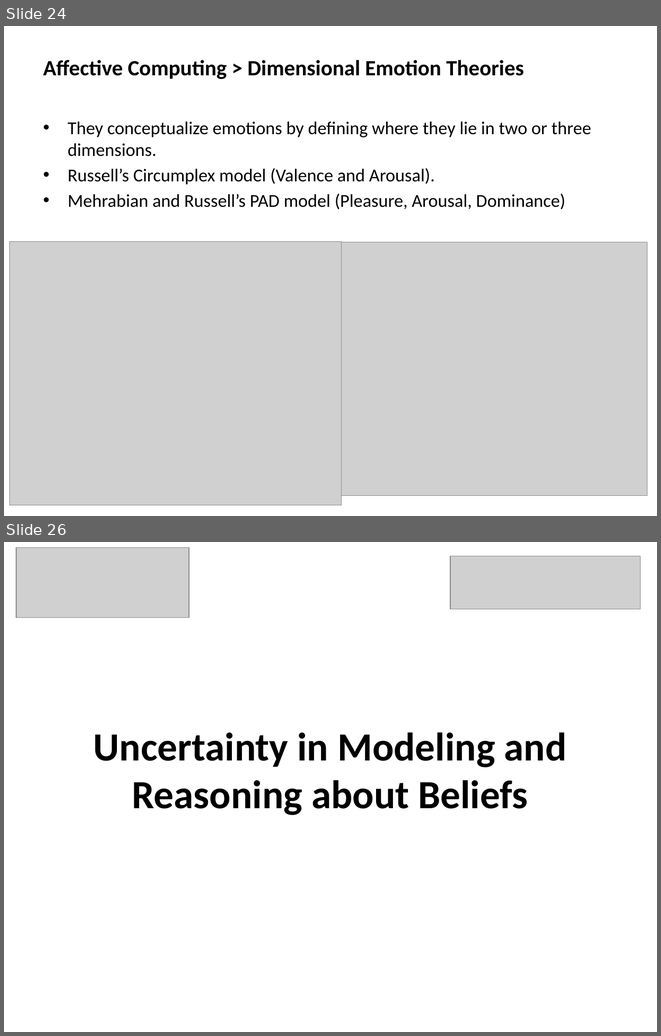
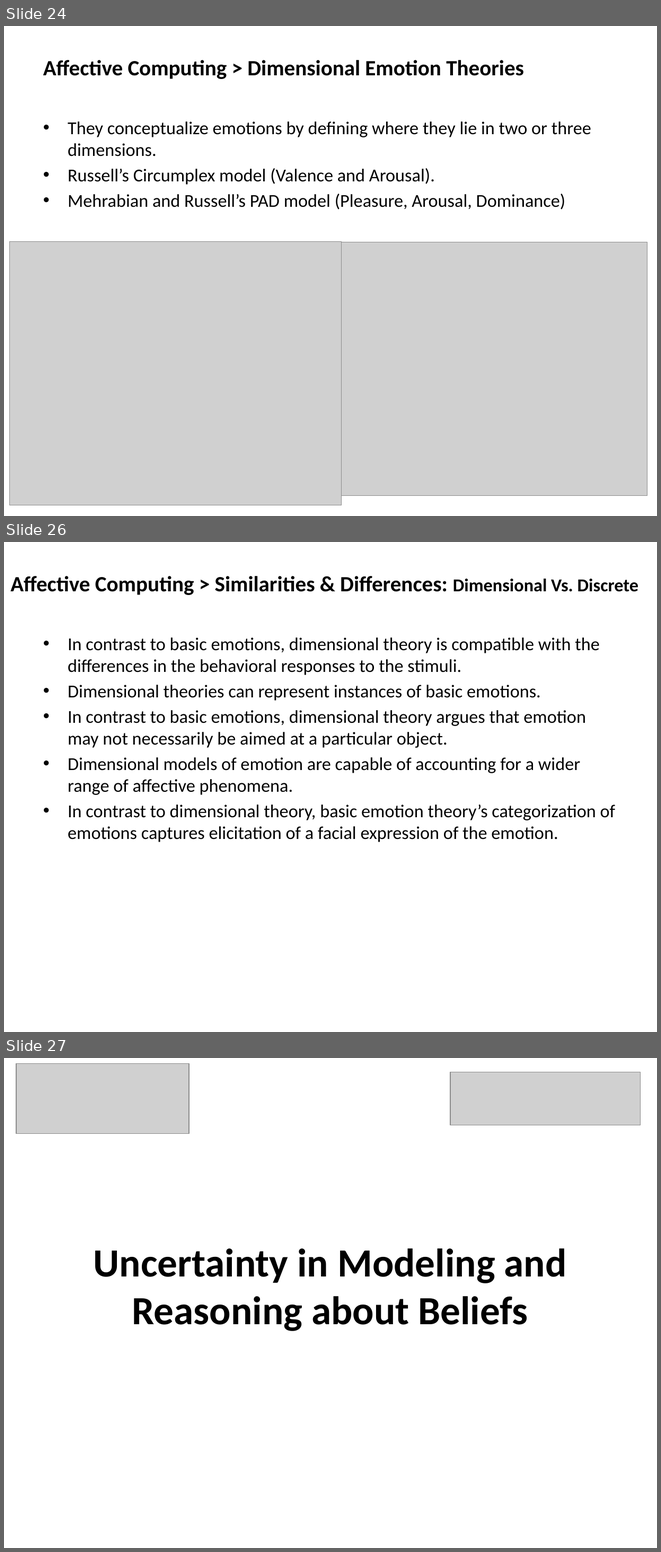
Before and after one commit to mshayganfar/CompExam1, a slide deck: presentation/PhD-comprehensive-exam.pptx. Shown one above the other, each under a label of ours: slides 24 and 26 before the commit, slides 24, 26 and 27 after it; the slides between them are not shown. The pictures are 661x1036 and 661x1552 pixels, drawn with LibreOffice and Linux fonts; fonts in the diff are those of the drawing; grey boxes stand for pictures. Boxes give left, top, right and bottom in pixels: in the first picture for what was removed or moved away, otherwise in the second. Text is boxed around its words. In the diff, an @@ line names an element or a change of style, - is before the commit and + after.

Commit message:
Up to comparisons.
Up to appraisal and dimensional comparisons.

```diff
--- a/presentation/PhD-comprehensive-exam.pptx
+++ b/presentation/PhD-comprehensive-exam.pptx
@@ slide 26 added at (x1=4, y1=542, x2=657, y2=1032), background #FFFFFF @@
@@ text added at (x1=10, y1=576, x2=639, y2=595), 24 pt, text #000000, bold @@
+Affective Computing > Similarities & Differences: Dimensional Vs. Discrete
@@ text added at (x1=68, y1=637, x2=616, y2=842), 20 pt, text #000000 @@
+• In contrast to basic emotions, dimensional theory is compatible with the differences in the behavioral responses to the stimuli.
+• Dimensional theories can represent instances of basic emotions.
+• In contrast to basic emotions, dimensional theory argues that emotion may not necessarily be aimed at a particular object.
+• Dimensional models of emotion are capable of accounting for a wider range of affective phenomena.
+• In contrast to dimensional theory, basic emotion theory’s categorization of emotions captures elicitation of a facial expression of the emotion.
@@ what was slide 26 is now slide 27 @@
```
Also in this commit, not shown: 1 slide changed.
